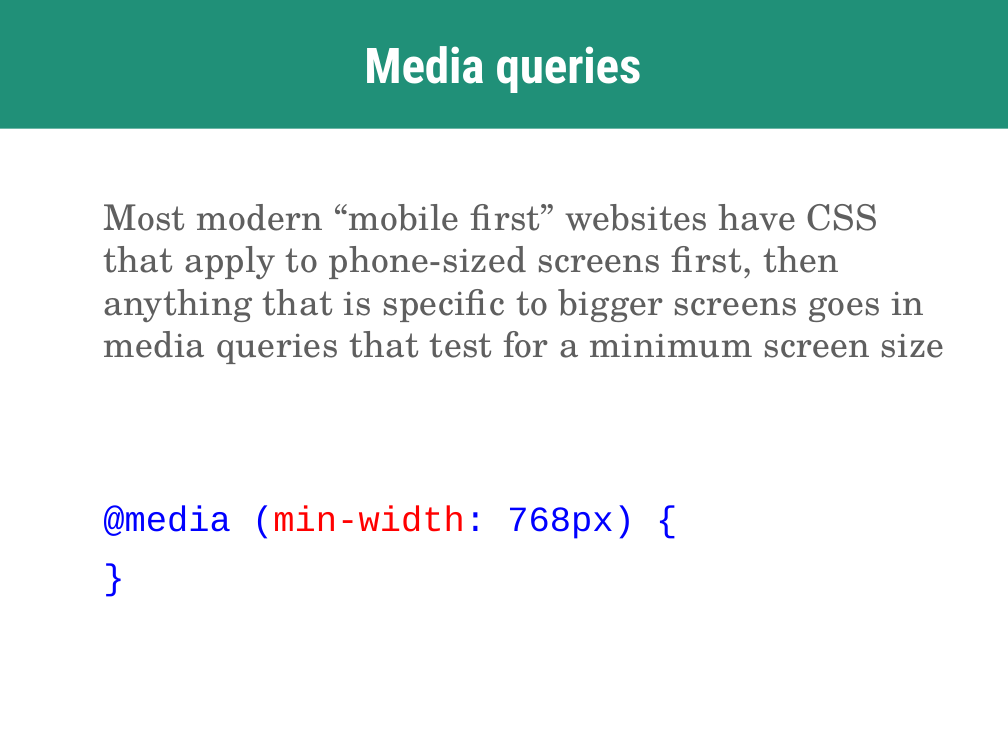
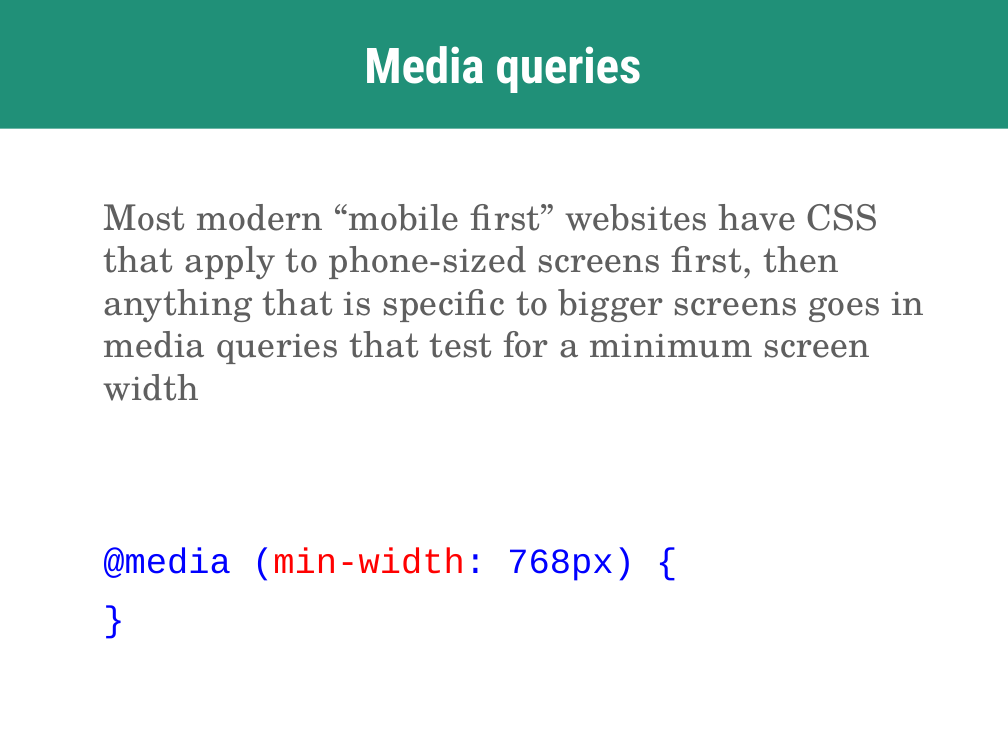
Before and after one commit to skornfeld/svc-class-jan-2018, a slide deck: slide 40 of slides/week-5.pptx. Drawn at 1008x756 pixels with LibreOffice and Linux fonts; fonts in the diff are those of the drawing. Boxes give left, top, right and bottom in pixels: in the first picture for what was removed or moved away, otherwise in the second. Text is boxed around its words. In the diff, an @@ line names an element or a change of style, - is before the commit and + after.

```diff
--- a/slides/week-5.pptx
+++ b/slides/week-5.pptx
@@ text at [103, 204, 924, 401]: text changed @@
-Most modern “mobile first” websites have CSS that apply to phone-sized screens first, then anything that is specific to bigger screens goes in media queries that test for a minimum screen size
+Most modern “mobile first” websites have CSS that apply to phone-sized screens first, then anything that is specific to bigger screens goes in media queries that test for a minimum screen width
```
Also in this commit, not shown: 9 other slides changed, 3 slides added, 2 other files.
